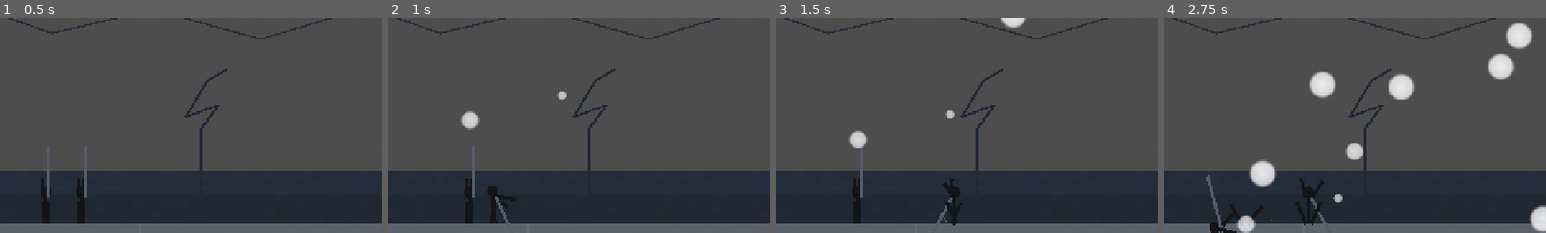
Above: before the commit, frames 1-4 (left to right).
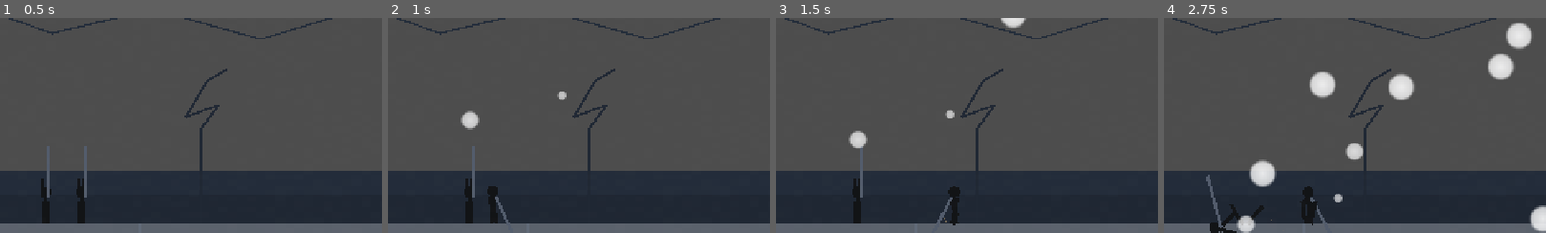
Above: after the commit, the same moments.

Repository: devvi/agent-game-test
Game: Godot game, scene res://scenes/Main.tscn
Two runs of this game, one before a commit and one after it. Both use one fixed random seed, a clock stepped at 60 frames per second and the inputs below.
Inputs:
- Up to frame 1 (0.5 s): no input
- Up to frame 2 (1 s): tap Enter at 0.5 s; hold D (game_move_right) from 0.53 s (still down); hold Shift (game_dash) from 0.53 s (still down); tap Space (game_jump) at 0.77 s
- Up to frame 3 (1.5 s): release D (game_move_right) at 1.28 s; release Shift (game_dash) at 1.28 s; hold A (game_move_left) from 1.28 s (still down); tap L (game_guard) at 1.35 s
- Up to frame 4 (2.75 s): tap Space (game_jump) at 1.52 s; release A (game_move_left) at 2.03 s; hold D (game_move_right) from 2.03 s (still down); tap K (game_heavy_attack) at 2.1 s
The pictures show only the part of the screen within x 0-50%, y 30-80%; the shares and areas given below are measured in that part.

Frame 1 is identical in both runs. In frame 2, 0.2% of the frame differs, in the area x 26-34%, y 82-94%; in frame 3, 0.3%; in frame 4, 0.5%, in the area x 34-42%, y 74-97%.

Commit message:
fix(683): AC3 姿态差修复 — move 摆臂改 REST_POSE 相对偏移±12° + ArmRPivot 镜像基准 -172° (self-correct #694)

Diff:
--- a/shandong-wolf/gdscripts/constants.gd
+++ b/shandong-wolf/gdscripts/constants.gd
@@ -134,8 +134,8 @@
 const HEAD_OUTLINE_WIDTH: float = 2.0               # # DRAFT（候选 1–2；头轮廓线宽）
 const HEAD_OUTLINE_COLOR: Color = Color("#c0c8d0")  # # DRAFT（冷白，SWORD_COLOR 系；头轮廓色）
 const FRAME_ANIM_MOVE_CYCLE: int = 24               # # DRAFT（候选 24/28/32 = 0.4–0.53s 2 步；步态周期实验 2）
-const MOVE_SWING_LEG_DEG: float = 25.0              # # DRAFT（候选 20–30；腿髋摆幅）
-const MOVE_SWING_ARM_DEG: float = 25.0              # # DRAFT（候选 20–35；摆臂幅度）
+const MOVE_SWING_LEG_DEG: float = 12.0              # # DRAFT（候选 8–15；腿髋摆幅。偏离理由: 原候选 20–30 与 AC3 衔接阈值 POSE_DELTA_MAX_DEG=15° 冲突——contact 首帧腿摆幅即 idle→move 姿态差，须 ≤15°；12 为收敛后居中值）
+const MOVE_SWING_ARM_DEG: float = 12.0              # # DRAFT（候选 8–15；摆臂幅度。偏离理由: 同 MOVE_SWING_LEG_DEG——摆臂以 REST_POSE 为基准 ±swing，AC3 约束 swing ≤15°）
 const MOVE_KNEE_BEND_DEG: float = 40.0              # # DRAFT（候选 30–50；摆动相屈膝抬脚）
 const KNEE_BEND_MAX_DEG: float = 90.0               # # DRAFT（机械上限，AC3 膝单向弯曲断言用）
 const POSE_DELTA_MAX_DEG: float = 15.0              # # DRAFT（衔接阈值，AC3 状态切换关节角差上限）
--- a/shandong-wolf/gdscripts/stick_figure_controller.gd
+++ b/shandong-wolf/gdscripts/stick_figure_controller.gd
@@ -56,12 +56,14 @@
 ## REST_POSE 公共基准姿态（#683 §2.3）: 自然站姿。动作型 clip 首/尾帧、hold 型 clip 首帧
 ## 与尾部归位段终点均收敛到此姿态（各关节差 ≤5°），配合 FRAME_ANIM_*_EXIT 归位段实现
 ## 任意合法转移对的关节角差 ≤ POSE_DELTA_MAX_DEG（AC3-T1 枚举断言）。
+## 约定: ArmRPivot 取 -172（≡188°，镜像垂臂）——AC2-T5 要求 move 首帧两臂符号相反，
+##   而 AC3 要求两臂都贴近 REST_POSE；唯一同时满足两者的解是右臂基准取负值镜像（视觉等价）。
 ## 键 = clip rotation track 路径（不含 StickFigure 前缀，_build_clip 会拼接）；值 = 度。
 const REST_POSE: Dictionary = {
 	"TorsoPivot": 0.0,
 	"TorsoPivot/NeckPivot/HeadPivot": 0.0,
 	"TorsoPivot/ArmLPivot": 178.0,
-	"TorsoPivot/ArmRPivot": 172.0,
+	"TorsoPivot/ArmRPivot": -172.0,
 	"TorsoPivot/SwordPivot": 160.0,
 	"LegLPivot": 0.0,
 	"LegRPivot": 0.0,
@@ -251,7 +253,7 @@
 			"TorsoPivot": [[0, 0], [30, -2], [60, 0]],
 			"TorsoPivot/NeckPivot/HeadPivot": [[0, 0], [30, 3], [60, 0]],
 			"TorsoPivot/ArmLPivot": [[0, 178], [30, 176], [60, 178]],
-			"TorsoPivot/ArmRPivot": [[0, 172], [30, 174], [60, 172]],
+			"TorsoPivot/ArmRPivot": [[0, -172], [30, -174], [60, -172]],
 			"TorsoPivot/SwordPivot": [[0, 160], [30, 158], [60, 160]],
 			"LegLPivot": [[0, 0], [60, 0]],
 			"LegRPivot": [[0, 0], [60, 0]],
@@ -269,7 +271,9 @@
 	##   contact(0)→pass(6)→contact(12)→pass(18)，loop。
 	## 首关键帧 = contact 摆姿（AC2-T3/T5 断言依据: LegL=±MOVE_SWING_LEG_DEG、膝=0、
 	##   摆臂与对侧腿同相符号相反）；pass 帧摆动腿屈膝抬脚（MOVE_KNEE_BEND_DEG）。
-	## 末关键帧收敛到 REST_POSE 衔接 move→X（AC3-T1: 臂回摆位 178/172、膝归位 0）。
+	## 摆臂以 REST_POSE 为基准 ±MOVE_SWING_ARM_DEG（self-correct 起: 原绝对 ±25° 与垂臂 178/-172
+	##   相差 ~180° 致 AC3 姿态差爆表；改 REST_POSE 相对偏移且摆幅 12° ≤ POSE_DELTA_MAX_DEG）。
+	## 末关键帧收敛到 REST_POSE 衔接 move→X（AC3-T1: 臂回摆位 178/-172、膝归位 0）。
 	var swing_leg: float = C.MOVE_SWING_LEG_DEG
 	var swing_arm: float = C.MOVE_SWING_ARM_DEG
 	var knee_bend: float = C.MOVE_KNEE_BEND_DEG
@@ -280,8 +284,8 @@
 		"rotations": {
 			"TorsoPivot": [[0, 0], [6, -2], [12, 0], [18, -2]],
 			"TorsoPivot/NeckPivot/HeadPivot": [[0, 2], [6, -2], [12, 2], [18, -2]],
-			"TorsoPivot/ArmLPivot": [[0, swing_arm], [6, REST_POSE["TorsoPivot/ArmLPivot"]], [12, -swing_arm], [18, REST_POSE["TorsoPivot/ArmLPivot"]]],
-			"TorsoPivot/ArmRPivot": [[0, -swing_arm], [6, REST_POSE["TorsoPivot/ArmRPivot"]], [12, swing_arm], [18, REST_POSE["TorsoPivot/ArmRPivot"]]],
+			"TorsoPivot/ArmLPivot": [[0, REST_POSE["TorsoPivot/ArmLPivot"] - swing_arm], [6, REST_POSE["TorsoPivot/ArmLPivot"]], [12, REST_POSE["TorsoPivot/ArmLPivot"] + swing_arm], [18, REST_POSE["TorsoPivot/ArmLPivot"]]],
+			"TorsoPivot/ArmRPivot": [[0, REST_POSE["TorsoPivot/ArmRPivot"] + swing_arm], [6, REST_POSE["TorsoPivot/ArmRPivot"]], [12, REST_POSE["TorsoPivot/ArmRPivot"] - swing_arm], [18, REST_POSE["TorsoPivot/ArmRPivot"]]],
 			"TorsoPivot/SwordPivot": [[0, 152], [6, 160], [12, 152], [18, 160]],
 			"LegLPivot": [[0, swing_leg], [6, 0], [12, -swing_leg], [18, 0]],
 			"LegRPivot": [[0, -swing_leg], [6, 0], [12, swing_leg], [18, 0]],
@@ -308,7 +312,7 @@
 			"TorsoPivot": [[0, 0], [w, -6], [w + b, 10], [w + b + r, 0]],
 			"TorsoPivot/NeckPivot/HeadPivot": [[0, 0], [w, 6], [w + b, -8], [w + b + r, 0]],
 			"TorsoPivot/ArmLPivot": [[0, 178], [w, 150], [w + b, 200], [w + b + r, 178]],
-			"TorsoPivot/ArmRPivot": [[0, 172], [w, -30], [w + b, 110], [w + b + r, 172]],
+			"TorsoPivot/ArmRPivot": [[0, -172], [w, -30], [w + b, 110], [w + b + r, -172]],
 			"TorsoPivot/SwordPivot": [[0, 160], [w, -40], [w + b, 100], [w + b + r, 160]],
 			"LegLPivot": [[0, 0], [w, -10], [w + b, 10], [w + b + r, 0]],
 			"LegRPivot": [[0, 0], [w, 10], [w + b, -10], [w + b + r, 0]],
@@ -336,7 +340,7 @@
 			"TorsoPivot": [[0, 0], [w, -10], [w + b, 14], [w + b + r, 0]],
 			"TorsoPivot/NeckPivot/HeadPivot": [[0, 0], [w, 8], [w + b, -10], [w + b + r, 0]],
 			"TorsoPivot/ArmLPivot": [[0, 178], [w, 140], [w + b, 210], [w + b + r, 178]],
-			"TorsoPivot/ArmRPivot": [[0, 172], [w, -50], [w + b, 130], [w + b + r, 172]],
+			"TorsoPivot/ArmRPivot": [[0, -172], [w, -50], [w + b, 130], [w + b + r, -172]],
 			"TorsoPivot/SwordPivot": [[0, 160], [w, -70], [w + b, 120], [w + b + r, 160]],
 			"LegLPivot": [[0, 0], [w, -14], [w + b, 14], [w + b + r, 0]],
 			"LegRPivot": [[0, 0], [w, 14], [w + b, -14], [w + b + r, 0]],
@@ -363,7 +367,7 @@
 			"TorsoPivot": [[0, 0], [2, -4], [hold_end, -4], [60, 0]],
 			"TorsoPivot/NeckPivot/HeadPivot": [[0, 0], [2, 4], [hold_end, 4], [60, 0]],
 			"TorsoPivot/ArmLPivot": [[0, 178], [2, 160], [hold_end, 160], [60, 178]],
-			"TorsoPivot/ArmRPivot": [[0, 172], [2, -5], [hold_end, -5], [60, 172]],
+			"TorsoPivot/ArmRPivot": [[0, -172], [2, -5], [hold_end, -5], [60, -172]],
 			"TorsoPivot/SwordPivot": [[0, 160], [2, -85], [hold_end, -85], [60, 160]],
 			"LegLPivot": [[0, 0], [2, -8], [hold_end, -8], [60, 0]],
 			"LegRPivot": [[0, 0], [2, 8], [hold_end, 8], [60, 0]],
@@ -389,7 +393,7 @@
 			"TorsoPivot": [[0, 0], [2, 14], [hold_end, 14], [24, 0]],
 			"TorsoPivot/NeckPivot/HeadPivot": [[0, 0], [2, -12], [hold_end, -12], [24, 0]],
 			"TorsoPivot/ArmLPivot": [[0, 178], [2, 140], [hold_end, 140], [24, 178]],
-			"TorsoPivot/ArmRPivot": [[0, 172], [2, -30], [hold_end, -30], [24, 172]],
+			"TorsoPivot/ArmRPivot": [[0, -172], [2, -30], [hold_end, -30], [24, -172]],
 			"TorsoPivot/SwordPivot": [[0, 160], [2, -120], [hold_end, -120], [24, 160]],
 			"LegLPivot": [[0, 0], [2, -15], [hold_end, -15], [24, 0]],
 			"LegRPivot": [[0, 0], [2, 15], [hold_end, 15], [24, 0]],
@@ -415,7 +419,7 @@
 			"TorsoPivot": [[0, 0], [2, 22], [hold_end, 22], [24, 0]],
 			"TorsoPivot/NeckPivot/HeadPivot": [[0, 0], [2, -20], [hold_end, -20], [24, 0]],
 			"TorsoPivot/ArmLPivot": [[0, 178], [2, 130], [hold_end, 130], [24, 178]],
-			"TorsoPivot/ArmRPivot": [[0, 172], [2, 30], [hold_end, 30], [24, 172]],
+			"TorsoPivot/ArmRPivot": [[0, -172], [2, 30], [hold_end, 30], [24, -172]],
 			"TorsoPivot/SwordPivot": [[0, 160], [2, -30], [hold_end, -30], [24, 160]],
 			"LegLPivot": [[0, 0], [2, -20], [hold_end, -20], [24, 0]],
 			"LegRPivot": [[0, 0], [2, 20], [hold_end, 20], [24, 0]],
@@ -441,7 +445,7 @@
 			"TorsoPivot": [[0, 0], [2, -18], [hold_end, -18], [24, 0]],
 			"TorsoPivot/NeckPivot/HeadPivot": [[0, 0], [2, 18], [hold_end, 18], [24, 0]],
 			"TorsoPivot/ArmLPivot": [[0, 178], [2, 220], [hold_end, 220], [24, 178]],
-			"TorsoPivot/ArmRPivot": [[0, 172], [2, 60], [hold_end, 60], [24, 172]],
+			"TorsoPivot/ArmRPivot": [[0, -172], [2, 60], [hold_end, 60], [24, -172]],
 			"TorsoPivot/SwordPivot": [[0, 160], [2, -150], [hold_end, -150], [24, 160]],
 			"LegLPivot": [[0, 0], [2, 15], [hold_end, 15], [24, 0]],
 			"LegRPivot": [[0, 0], [2, -15], [hold_end, -15], [24, 0]],
@@ -467,7 +471,7 @@
 			"TorsoPivot": [[0, 0], [mid, -12], [total, 0]],
 			"TorsoPivot/NeckPivot/HeadPivot": [[0, 0], [mid, 8], [total, 0]],
 			"TorsoPivot/ArmLPivot": [[0, 178], [mid, 150], [total, 178]],
-			"TorsoPivot/ArmRPivot": [[0, 172], [mid, -50], [total, 172]],
+			"TorsoPivot/ArmRPivot": [[0, -172], [mid, -50], [total, -172]],
 			"TorsoPivot/SwordPivot": [[0, 160], [mid, -120], [total, 160]],
 			"LegLPivot": [[0, 0], [mid, -12], [total, 0]],
 			"LegRPivot": [[0, 0], [mid, 12], [total, 0]],
@@ -492,7 +496,7 @@
 			"TorsoPivot": [[0, 0], [15, -40], [30, 0]],
 			"TorsoPivot/NeckPivot/HeadPivot": [[0, 0], [15, 10], [30, 0]],
 			"TorsoPivot/ArmLPivot": [[0, 178], [15, 120], [30, 178]],
-			"TorsoPivot/ArmRPivot": [[0, 172], [15, 130], [30, 172]],
+			"TorsoPivot/ArmRPivot": [[0, -172], [15, 130], [30, -172]],
 			"TorsoPivot/SwordPivot": [[0, 160], [15, 100], [30, 160]],
 			"LegLPivot": [[0, 0], [15, -30], [30, 0]],
 			"LegRPivot": [[0, 0], [15, 30], [30, 0]],
@@ -519,7 +523,7 @@
 			"TorsoPivot": [[0, 0], [2, -75], [hold_end, -75], [total, 0]],
 			"TorsoPivot/NeckPivot/HeadPivot": [[0, 0], [2, 25], [hold_end, 25], [total, 0]],
 			"TorsoPivot/ArmLPivot": [[0, 178], [2, 210], [hold_end, 210], [total, 178]],
-			"TorsoPivot/ArmRPivot": [[0, 172], [2, 120], [hold_end, 120], [total, 172]],
+			"TorsoPivot/ArmRPivot": [[0, -172], [2, 120], [hold_end, 120], [total, -172]],
 			"TorsoPivot/SwordPivot": [[0, 160], [2, 60], [hold_end, 60], [total, 160]],
 			"LegLPivot": [[0, 0], [2, -35], [hold_end, -35], [total, 0]],
 			"LegRPivot": [[0, 0], [2, 35], [hold_end, 35], [total, 0]],
